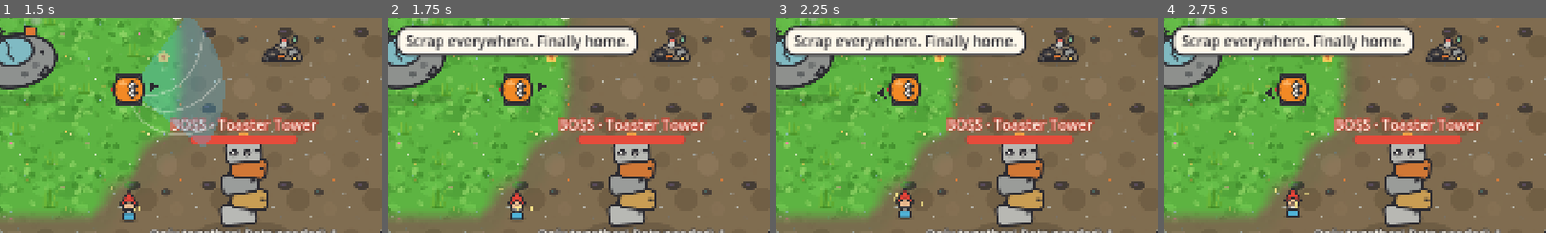
Above: before the commit, frames 1-4 (left to right).
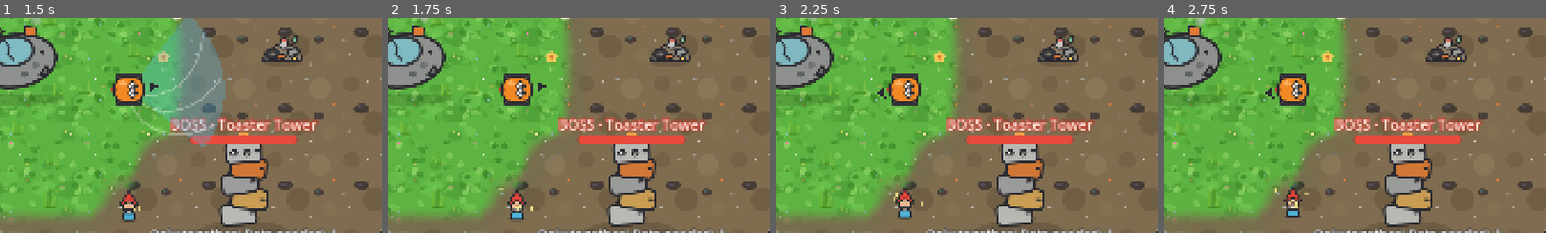
Above: after the commit, the same moments.

Repository: Dean86nz/ScrapEmpire
Game: Godot game, scene res://src/ui/title/title.tscn
Same seed, same stepped clock (60 frames per second), same inputs: the game is played once before the commit and once after it.
Inputs (mouse positions are % of the whole screen's width and height, from its top left):
- Up to frame 1 (1.5 s): click "New game" at 0.5 s; tap Enter (ui_accept) at 1.25 s; move the mouse to (72, 45) at 1.27 s; hold Right (cursor_right) from 1.28 s (still down); tap Shift (boost) at 1.35 s; click (72, 45) at 1.42 s
- Up to frame 2 (1.75 s): keep holding Right (cursor_right); tap Enter (ui_accept) at 1.52 s
- Up to frame 3 (2.25 s): move the mouse to (30, 55) at 2.02 s; release Right (cursor_right) at 2.03 s; hold Down (cursor_down) from 2.03 s (still down); tap C (call_courier) at 2.1 s
- Up to frame 4 (2.75 s): keep holding Down (cursor_down); tap Enter (ui_accept) at 2.27 s
The pictures show only the part of the screen within x 33-83%, y 33-83%; the shares and areas given below are measured in that part.

Frame 1 is identical in both runs. In frame 2, 9.0% of the frame differs, in the area x 2-66%, y 3-19%; in frame 3, 9.0%; in frame 4, 9.0%.

Commit message:
ms44: Sprechblasen dezenter: zentraler Filter, eine Blase, Bot-Symbole, neue Optik
Co-Authored-By: Claude Opus 5.5 <noreply@anthropic.com>

Diff:
--- a/data/quips.json
+++ b/data/quips.json
@@ -1,4 +1,10 @@
 {
+  "_config": {
+    "_comment": "MS44: Ereignis-Sprüche frühestens event_gap_s nach der letzten Blase; Plauder-Sprüche (idle, Inventar voll …) höchstens alle chatter_gap_s. Immer nur eine Blase.",
+    "event_gap_s": 6.0,
+    "chatter_gap_s": 150.0,
+    "show_s": 3.2
+  },
   "start": [
     "QUIP_START_1",
     "QUIP_START_2"
--- a/project.godot
+++ b/project.godot
@@ -11,7 +11,7 @@
 [application]
 
 config/name="Scrap Empire"
-config/version="2.3.0"
+config/version="2.4.0"
 run/main_scene="res://src/ui/title/title.tscn"
 run/flush_stdout_on_print=true
 config/features=PackedStringArray("4.7", "Mobile")
--- a/src/autoload/event_bus.gd
+++ b/src/autoload/event_bus.gd
@@ -3,4 +3,5 @@
 
 signal tick_done(tick_count: int)
 signal device_changed(is_gamepad: bool)
-signal quip(key: String)
+signal quip(key: String)                     # Wunsch: Rusty soll etwas sagen (Quips filtert)
+signal speak(key: String, seconds: float)    # wird wirklich gezeigt (eine Blase, MS44)
--- a/src/autoload/quips.gd
+++ b/src/autoload/quips.gd
@@ -1,30 +1,51 @@
 extends Node
-## Rusty-Sprüche: wählt zu einem Auslöser einen zufälligen Übersetzungs-Key aus data/quips.json
-## und sendet ihn über EventBus.quip. Höchstens ein Spruch alle 4 Sekunden (kosmetisch,
-## daher kein Sim-Zufall nötig).
+## Rusty-Sprüche (seit MS44 dezenter): Alle Wünsche kommen über EventBus.quip (Ereignisse) oder
+## Quips.say (Auslöser aus data/quips.json). Gezeigt wird höchstens eine Blase gleichzeitig:
+## Ereignisse frühestens `event_gap_s` nach der letzten, Plaudereien höchstens alle `chatter_gap_s`.
+## Was gezeigt wird, geht über EventBus.speak an Rustys Sprechblase.
 
-const COOLDOWN_SECONDS := 4.0
+var _since_any := 999.0
+var _since_chatter := 0.0     # beim Start erst einmal Ruhe
+var _last_key := ""
+var _chatter_next := false
 
-var _cooldown := 0.0
-var _last_key := ""
+
+func _ready() -> void:
+	if not EventBus.quip.is_connected(_on_request):
+		EventBus.quip.connect(_on_request)
 
 
 func _process(delta: float) -> void:
-	if _cooldown > 0.0:
-		_cooldown -= delta
+	_since_any += delta
+	_since_chatter += delta
 
 
-## Liefert true, wenn ein Spruch ausgelöst wurde.
+func _cfg(key: String, fallback: float) -> float:
+	return float(DataRegistry.quips.get("_config", {}).get(key, fallback))
+
+
+## Liefert true, wenn ein Spruch gewünscht wurde. force = echtes Ereignis, sonst Plauderei.
 func say(trigger: String, force: bool = false) -> bool:
-	if _cooldown > 0.0 and not force:
-		return false
 	var keys: Array = DataRegistry.quips.get(trigger, [])
 	if keys.is_empty():
+		return false
+	if not force and (_since_chatter < _cfg("chatter_gap_s", 150.0) or _since_any < _cfg("event_gap_s", 6.0)):
 		return false
 	var key := str(keys[randi() % keys.size()])
 	if keys.size() > 1 and key == _last_key:
 		key = str(keys[(keys.find(key) + 1) % keys.size()])
 	_last_key = key
-	_cooldown = COOLDOWN_SECONDS
+	_chatter_next = not force
 	EventBus.quip.emit(key)
 	return true
+
+
+func _on_request(key: String) -> void:
+	var chatter := _chatter_next
+	_chatter_next = false
+	if _since_any < _cfg("event_gap_s", 6.0):
+		return
+	_since_any = 0.0
+	if chatter:
+		_since_chatter = 0.0
+	EventBus.speak.emit(key, _cfg("show_s", 3.2))
--- a/src/sim/task_list.gd
+++ b/src/sim/task_list.gd
@@ -243,6 +243,8 @@
 				body.inventory.remove(s["item"], accepted)
 				world.building_changed.emit(b)
 				moved = true
+				if body is Helper and body.inventory.total() == 0:
+					world.helper_quip.emit(body as Helper, "HELPER_LOVE")  # Herz beim Abliefern (MS44)
 				break  # ein Stapel je Tick
 	else:
 		if not body.inventory.is_full():
--- a/src/ui/hud/speech_bubble.gd
+++ b/src/ui/hud/speech_bubble.gd
@@ -1,39 +1,59 @@
 extends Node2D
-## Sprechblase über Rusty. Zeigt einen Text 3 Sekunden, dreht sich nicht mit.
+## Rustys Sprechblase (MS44): klein, rund, mit Schatten und Zipfel, blendet weich ein und aus.
+## Zeigt nur, was Quips über EventBus.speak freigibt; eine neue Blase ersetzt die alte.
 
-const SHOW_SECONDS := 3.0
-
-## true: zeigt Rustys globale Sprüche (EventBus.quip); false: nur eigene say()-Aufrufe (Helfer).
-var listen_global := true
+const MAX_TEXT_W := 520.0
 
 @onready var _panel: PanelContainer = $Panel
 @onready var _label: Label = $Panel/Label
+var _tail := Polygon2D.new()
 var _timer := 0.0
+var _tween: Tween
 
 
 func _ready() -> void:
 	_panel.visible = false
-	if listen_global:
-		EventBus.quip.connect(_on_quip)
+	_tail.polygon = PackedVector2Array([Vector2(-10, -2), Vector2(10, -2), Vector2(0, 14)])
+	_tail.color = Color(1.0, 0.99, 0.95)
+	_tail.visible = false
+	add_child(_tail)
+	EventBus.speak.connect(_on_speak)
 	# Immer über allem in der Welt, nie mitrotieren (Elternteil ist der Player, nicht das Sprite).
 	z_index = 50
 	z_as_relative = false
 
 
-func _on_quip(key: String) -> void:
-	say(tr(key))
+func _on_speak(key: String, seconds: float) -> void:
+	say(tr(key), seconds)
 
 
-func say(text: String) -> void:
+func say(text: String, seconds: float = 3.2) -> void:
 	_label.text = text
+	var font := _label.get_theme_font("font")
+	var w := font.get_string_size(text, HORIZONTAL_ALIGNMENT_LEFT, -1, _label.get_theme_font_size("font_size")).x
+	_label.custom_minimum_size.x = minf(w + 2.0, MAX_TEXT_W)
+	_label.autowrap_mode = TextServer.AUTOWRAP_WORD_SMART if w > MAX_TEXT_W else TextServer.AUTOWRAP_OFF
+	_panel.size = Vector2.ZERO
 	_panel.visible = true
-	_timer = SHOW_SECONDS
+	_tail.visible = true
+	_timer = seconds
+	modulate.a = 0.0
+	scale = Vector2(0.85, 0.85)
+	if _tween and _tween.is_valid():
+		_tween.kill()
+	_tween = create_tween().set_parallel()
+	_tween.tween_property(self, "modulate:a", 1.0, 0.15)
+	_tween.tween_property(self, "scale", Vector2.ONE, 0.2).set_trans(Tween.TRANS_BACK).set_ease(Tween.EASE_OUT)
 	# Panel zentriert über dem Sprecher; am oberen Bildrand stattdessen darunter.
 	await get_tree().process_frame
-	_panel.position = Vector2(-_panel.size.x / 2.0, -_panel.size.y)
+	_panel.position = Vector2(-_panel.size.x / 2.0, -_panel.size.y - 12.0)
+	_tail.position = Vector2(0, -14)
+	_tail.rotation = 0.0
 	var screen_pos := get_viewport().get_canvas_transform() * (global_position + _panel.position)
 	if screen_pos.y < 140.0:
 		_panel.position.y = 110.0
+		_tail.position = Vector2(0, 112)
+		_tail.rotation = PI
 	var vp_w := get_viewport().get_visible_rect().size.x
 	var zoom := get_viewport().get_canvas_transform().get_scale().x
 	var left := (get_viewport().get_canvas_transform() * (global_position + _panel.position)).x
@@ -45,8 +65,14 @@
 
 
 func _process(delta: float) -> void:
-	if not _panel.visible:
+	if not _panel.visible or _timer <= 0.0:
 		return
 	_timer -= delta
 	if _timer <= 0.0:
-		_panel.visible = false
+		if _tween and _tween.is_valid():
+			_tween.kill()
+		_tween = create_tween()
+		_tween.tween_property(self, "modulate:a", 0.0, 0.3)
+		_tween.tween_callback(func() -> void:
+			_panel.visible = false
+			_tail.visible = false)
--- a/src/ui/hud/speech_bubble.tscn
+++ b/src/ui/hud/speech_bubble.tscn
@@ -3,20 +3,23 @@
 [ext_resource type="Script" path="res://src/ui/hud/speech_bubble.gd" id="1"]
 
 [sub_resource type="StyleBoxFlat" id="bubble_style"]
-content_margin_left = 16.0
-content_margin_top = 8.0
-content_margin_right = 16.0
-content_margin_bottom = 8.0
-bg_color = Color(1, 1, 1, 1)
-border_width_left = 4
-border_width_top = 4
-border_width_right = 4
-border_width_bottom = 4
-border_color = Color(0.165, 0.165, 0.2, 1)
-corner_radius_top_left = 16
-corner_radius_top_right = 16
-corner_radius_bottom_right = 16
-corner_radius_bottom_left = 16
+content_margin_left = 14.0
+content_margin_top = 6.0
+content_margin_right = 14.0
+content_margin_bottom = 6.0
+bg_color = Color(1, 0.99, 0.95, 1)
+border_width_left = 2
+border_width_top = 2
+border_width_right = 2
+border_width_bottom = 2
+border_color = Color(0.165, 0.165, 0.2, 0.55)
+corner_radius_top_left = 20
+corner_radius_top_right = 20
+corner_radius_bottom_right = 20
+corner_radius_bottom_left = 20
+shadow_color = Color(0, 0, 0, 0.22)
+shadow_size = 6
+shadow_offset = Vector2(0, 3)
 
 [node name="SpeechBubble" type="Node2D"]
 script = ExtResource("1")
@@ -26,5 +29,5 @@
 
 [node name="Label" type="Label" parent="Panel"]
 theme_override_colors/font_color = Color(0.165, 0.165, 0.2, 1)
-theme_override_font_sizes/font_size = 24
+theme_override_font_sizes/font_size = 22
 text = "..."
--- a/src/world/helper_view.gd
+++ b/src/world/helper_view.gd
@@ -1,15 +1,12 @@
 class_name HelperView
 extends Node2D
-## Darstellung eines Helfer-Roboters: Rusty-Sprite in eigener Farbe, Namensschild, Sprechblase.
+## Darstellung eines Helfer-Roboters: Rusty-Sprite in eigener Farbe, Namensschild, kleine Symbole (seit MS44 kein Text).
 ## Folgt der Sim-Position weich.
-
-const SPEECH := preload("res://src/ui/hud/speech_bubble.tscn")
 
 var helper_id: int = -1
 var _helper: Helper
 var _sprite := Sprite2D.new()
 var _name := Label.new()
-var _bubble: Node2D
 var _names: Array = []
 var _colors: Array = []
 
@@ -35,15 +32,6 @@
 	_name.position = Vector2(-80, 28)
 	_name.size = Vector2(160, 28)
 	add_child(_name)
-	_bubble = SPEECH.instantiate()
-	_bubble.listen_global = false
-	_bubble.position = Vector2(0, -50)
-	add_child(_bubble)
-
-
-func say(text: String) -> void:
-	if _bubble:
-		_bubble.say(text)
 
 
 ## Kleines Symbol über dem Bot (z. B. „!“ bei Verstärkung): hüpft auf, verblasst.
--- a/src/world/world_view.gd
+++ b/src/world/world_view.gd
@@ -167,9 +167,25 @@
 		_helper_views.erase(id)
 
 
+## Bots sprechen nicht mehr, sie zeigen nur ein kleines Symbol (MS44).
 func _on_helper_quip(h: Helper, key: String) -> void:
-	if _helper_views.has(h.id):
-		_helper_views[h.id].say(tr(key))
+	if not _helper_views.has(h.id):
+		return
+	var sym := "♪"
+	var col := Color(0.55, 0.85, 1.0)
+	if key.begins_with("BOT_BORED_TOO_HARD"):
+		sym = "?"
+		col = Color(1.0, 0.85, 0.3)
+	elif key.begins_with("BOT_BORED"):
+		sym = "Zzz"
+		col = Color(0.8, 0.85, 1.0)
+	elif key.begins_with("HELPER_STUCK"):
+		sym = "!?"
+		col = Color(1.0, 0.6, 0.3)
+	elif key.begins_with("HELPER_HIRED") or key == "HELPER_LOVE":
+		sym = "♥"
+		col = Color(1.0, 0.45, 0.55)
+	_helper_views[h.id].emote(sym, col)
 
 
 ## Kurzer schwebender Text in der Welt (steigt auf, verblasst).
--- /dev/null
+++ b/tests/test_quips.gd
@@ -0,0 +1,39 @@
+extends TestCase
+## Dezentere Sprechblasen (MS44): Ereignisse mit Mindestabstand, Plaudereien selten, eine Blase.
+
+
+func _quips() -> Node:
+	var q: Node = Engine.get_main_loop().root.get_node("Quips")
+	var reg: Node = Engine.get_main_loop().root.get_node("DataRegistry")
+	if reg.quips.is_empty():
+		reg.load_all()
+	if not EventBus.quip.is_connected(q._on_request):
+		EventBus.quip.connect(q._on_request)
+	q._since_any = 999.0
+	q._since_chatter = 999.0
+	return q
+
+
+func test_events_keep_minimum_gap() -> void:
+	var q := _quips()
+	var shown := []
+	var cb := func(key: String, _s: float) -> void: shown.append(key)
+	EventBus.speak.connect(cb)
+	EventBus.quip.emit("QUIP_RALLY")
+	EventBus.quip.emit("LAUNCH_Q")
+	assert_eq(shown, ["QUIP_RALLY"], "zweites Ereignis direkt danach fällt weg")
+	q._since_any = 7.0
+	EventBus.quip.emit("LAUNCH_Q")
+	assert_eq(shown.size(), 2, "nach dem Mindestabstand wieder erlaubt")
+	EventBus.speak.disconnect(cb)
+
+
+func test_chatter_is_rare() -> void:
+	var q := _quips()
+	assert_true(q.say("idle"), "erste Plauderei erlaubt")
+	q._since_any = 30.0
+	assert_false(q.say("idle"), "gleich danach: keine Plauderei")
+	q._since_chatter = 151.0
+	assert_true(q.say("idle"), "nach 2,5 min wieder")
+	q._since_any = 0.0
+	assert_true(q.say("level_up", true), "Ereignis wird gewünscht (Filter entscheidet beim Zeigen)")
Not shown, added: tests/test_quips.gd.uid
Not shown, changed: CHANGELOG.md
Not shown, changed: TODO.md
Not shown, changed: docs/03_ROADMAP.md
